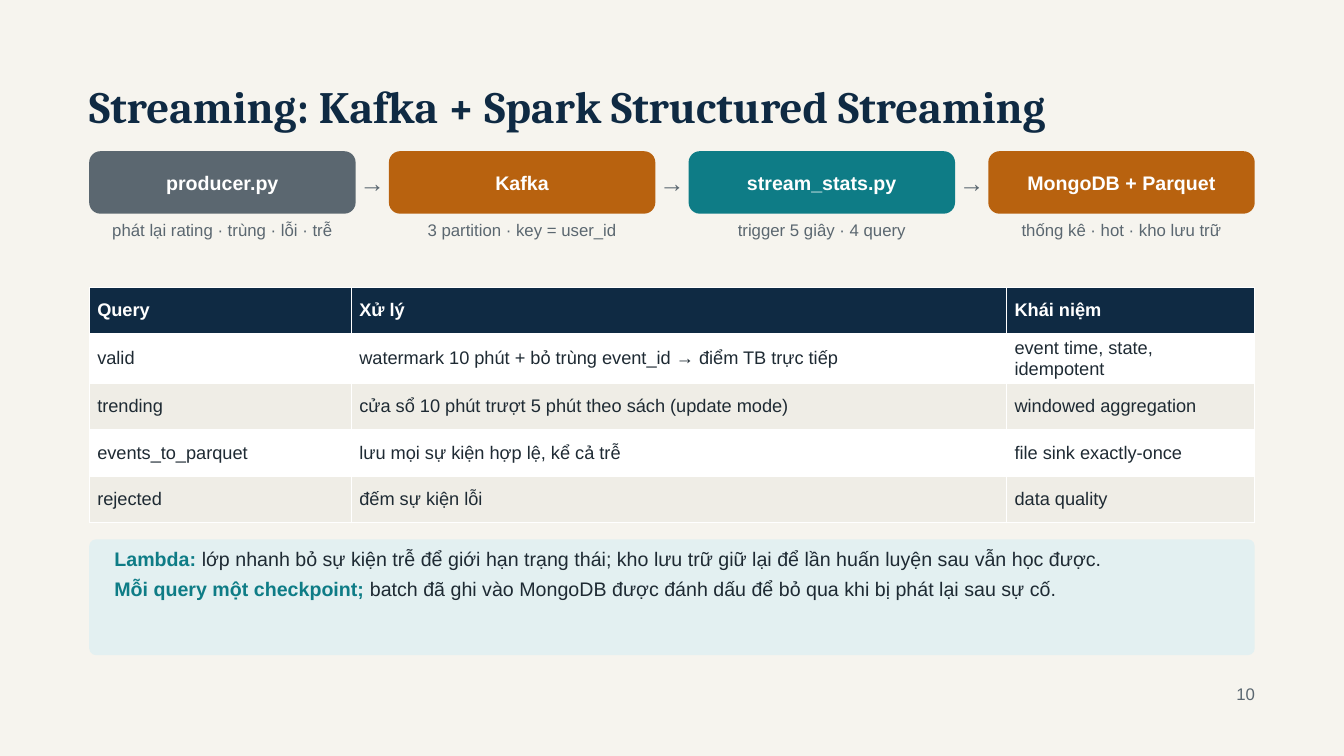
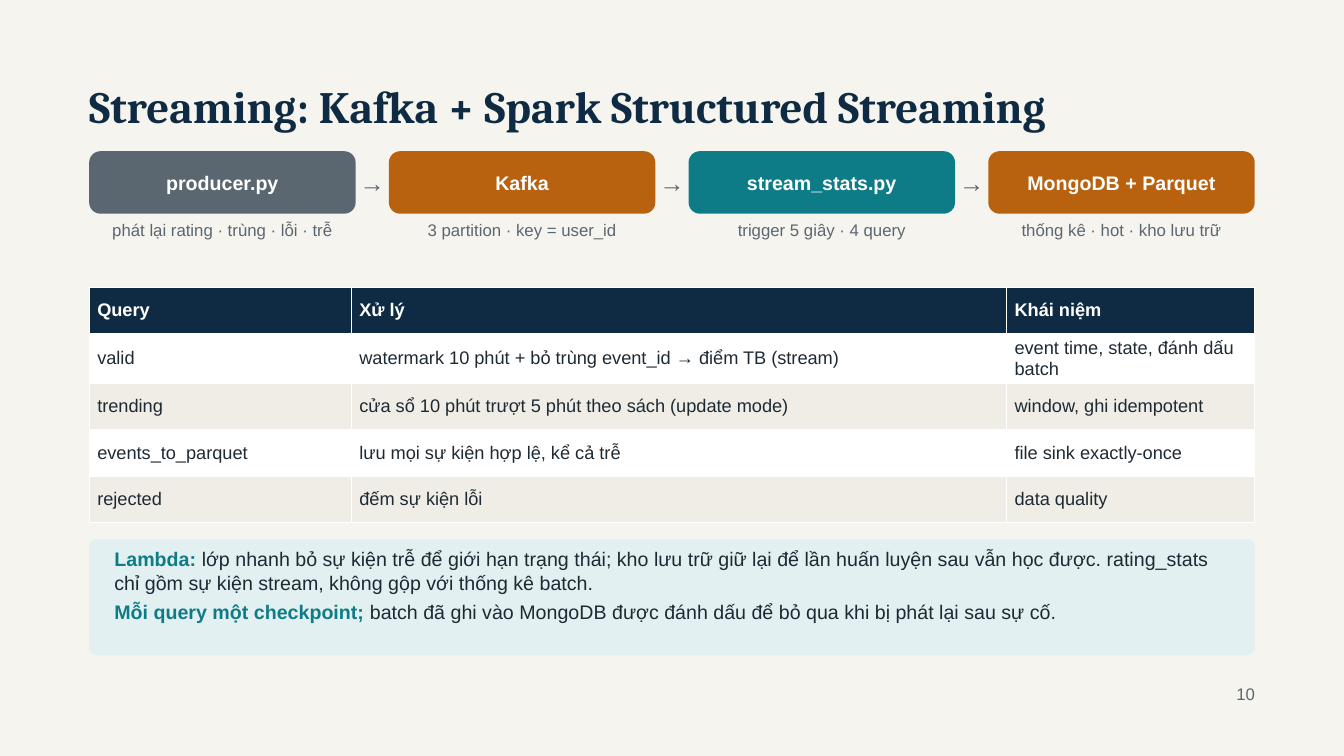
Before and after one commit to haoluonghuynhngoc/Group_06_BigData, a slide deck: slide 10 of Present/BookPulse - BDA501 Session 10 Final Presentation.pptx. Drawn at 1344x756 pixels with LibreOffice and Linux fonts; fonts in the diff are those of the drawing. Boxes give left, top, right and bottom in pixels: in the first picture for what was removed or moved away, otherwise in the second. Text is boxed around its words. In the diff, an @@ line names an element or a change of style, - is before the commit and + after.

```diff
--- a/Present/BookPulse - BDA501 Session 10 Final Presentation.pptx
+++ b/Present/BookPulse - BDA501 Session 10 Final Presentation.pptx
@@ table at <box>90,287,1255,519</box> @@
-row 2, column 2: watermark 10 phút + bỏ trùng event_id → điểm TB trực tiếp
+row 2, column 2: watermark 10 phút + bỏ trùng event_id → điểm TB (stream)
-row 2, column 3: event time, state, idempotent
+row 2, column 3: event time, state, đánh dấu batch
-row 3, column 3: windowed aggregation
+row 3, column 3: window, ghi idempotent
@@ text at <box>114,551,1208,594</box>: text changed @@
-Lambda: lớp nhanh bỏ sự kiện trễ để giới hạn trạng thái; kho lưu trữ giữ lại để lần huấn luyện sau vẫn học được.
+Lambda: lớp nhanh bỏ sự kiện trễ để giới hạn trạng thái; kho lưu trữ giữ lại để lần huấn luyện sau vẫn học được. rating_stats chỉ gồm sự kiện stream, không gộp với thống kê batch.
```
Also in this commit, not shown: 12 other slides changed, 45 other files.
